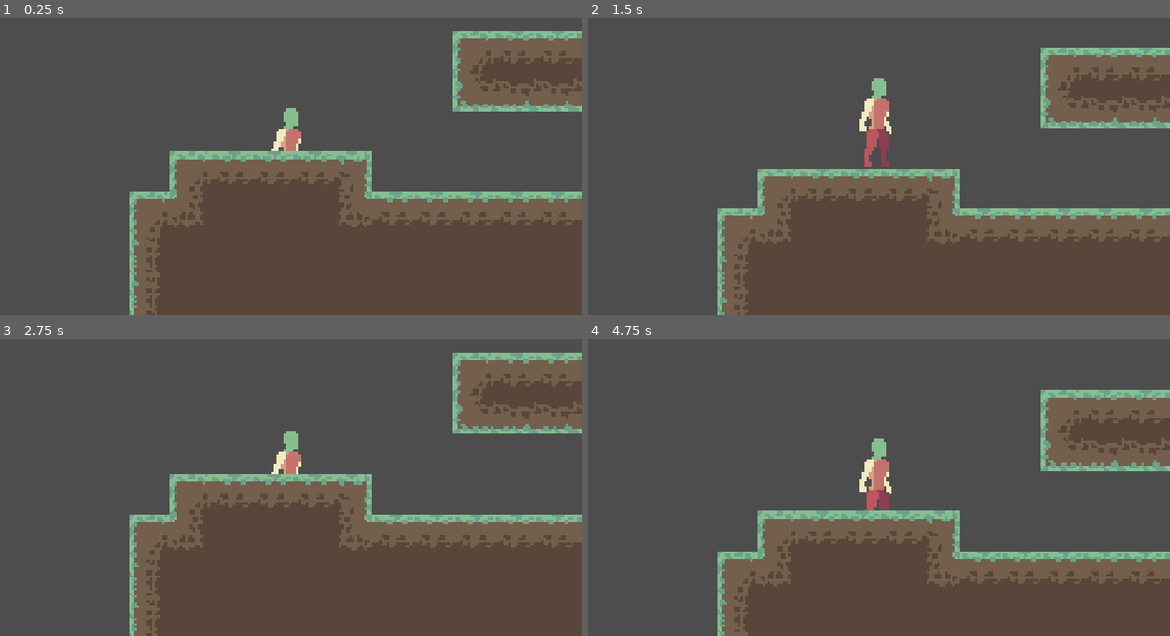
Above: before the commit, frames 1-4 (two rows, left to right).
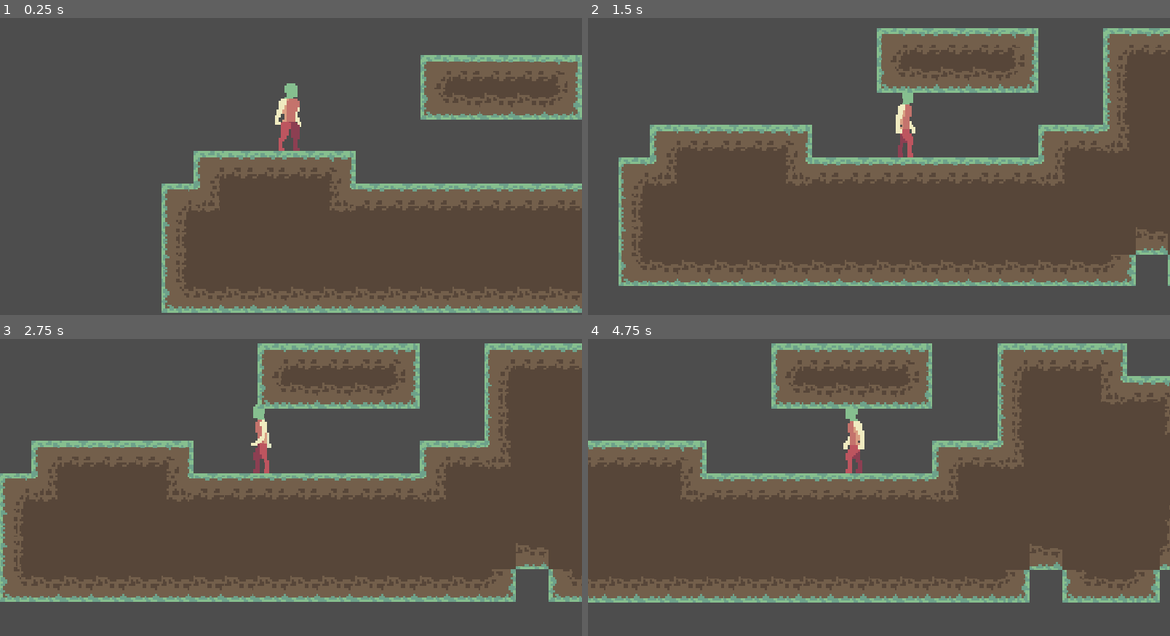
Above: after the commit, the same moments.

Repository: Yot-25/Earth-Shifter
Game: Godot game, scene res://Scenes/main.tscn
Two runs of this game, one before a commit and one after it. Both use one fixed random seed, a clock stepped at 60 frames per second and the inputs below.
Inputs:
- Up to frame 1 (0.25 s): no input
- Up to frame 2 (1.5 s): tap Enter (ui_accept) at 0.5 s; hold Space (jump) 0.53-1.28 s; hold D (right) from 0.53 s (still down); tap Space (jump) at 1.35 s
- Up to frame 3 (2.75 s): tap Space (jump) at 1.52, 1.82 s; release D (right) at 2.03 s; hold A (left) from 2.03 s (still down); hold Space (jump) from 2.03 s (still down)
- Up to frame 4 (4.75 s): release A (left) at 2.78 s; release Space (jump) at 2.78 s; hold D (right) 2.78-4.28 s; tap Space (jump) at 2.85, 3.02, 3.32, 4.35, 4.52 s; hold Space (jump) 3.53-4.28 s; hold A (left) from 4.28 s (still down)

The runs differ from the first frame. In frame 1, 21% of the frame differs, in the area x 22-100%, y 4-100%; in frame 2, 34%; in frame 3, 31%; in frame 4, 34%, in the area x 0-100%, y 1-100%.

Commit message:
state machine functional

Diff:
--- a/Scenes/Player/player.tscn
+++ b/Scenes/Player/player.tscn
@@ -1,13 +1,15 @@
 [gd_scene format=3 uid="uid://cx1jf4a1jjwyq"]
 
-[ext_resource type="Script" uid="uid://byllepnvvlavv" path="res://Scenes/player.gd" id="1_uvnfx"]
 [ext_resource type="Texture2D" uid="uid://kdps6emqdhf7" path="res://Assets/PNG/mainCharacter.png" id="2_a3d8c"]
 [ext_resource type="Script" uid="uid://c6bhadr0golbm" path="res://Scritps/Player/state_machine.gd" id="2_xpcdj"]
 [ext_resource type="Script" uid="uid://dnyfs52vva01p" path="res://Scritps/Player/idle_state.gd" id="3_mtuoh"]
+[ext_resource type="Script" uid="uid://ciqm2xkpiorw0" path="res://Scritps/Player/walk_state.gd" id="4_0u5uq"]
+[ext_resource type="Script" uid="uid://cnuedp17lgw1a" path="res://Scritps/Player/place_state.gd" id="5_jlvik"]
+[ext_resource type="Script" uid="uid://ckl3by6crjp3" path="res://Scritps/Player/jump_state.gd" id="6_gk6dx"]
+[ext_resource type="Script" uid="uid://dxfajeo4arwnu" path="res://Scritps/Player/launch_state.gd" id="7_jlvik"]
 
 [sub_resource type="CapsuleShape2D" id="CapsuleShape2D_5hse1"]
 radius = 2.0
-height = 4.0
 
 [sub_resource type="AtlasTexture" id="AtlasTexture_xpcdj"]
 atlas = ExtResource("2_a3d8c")
@@ -134,7 +136,7 @@
 "duration": 1.0,
 "texture": SubResource("AtlasTexture_74mp2")
 }],
-"loop": 1,
+"loop": 0,
 "name": &"launch",
 "speed": 4.0
 }, {
@@ -145,7 +147,7 @@
 "duration": 1.0,
 "texture": SubResource("AtlasTexture_06tpx")
 }],
-"loop": 1,
+"loop": 0,
 "name": &"place",
 "speed": 2.0
 }, {
@@ -187,15 +189,14 @@
 "speed": 8.0
 }]
 
-[node name="player" type="CharacterBody2D" unique_id=685150532]
-script = ExtResource("1_uvnfx")
+[node name="player" type="CharacterBody2D" unique_id=685150532 groups=["player"]]
 
 [node name="CollisionShape2D" type="CollisionShape2D" parent="." unique_id=1693123886]
-position = Vector2(0, -2)
+position = Vector2(0, -15)
 shape = SubResource("CapsuleShape2D_5hse1")
 
 [node name="Camera2D" type="Camera2D" parent="." unique_id=1843671749]
-zoom = Vector2(5, 5)
+zoom = Vector2(4, 4)
 position_smoothing_enabled = true
 position_smoothing_speed = 3.0
 
@@ -208,16 +209,21 @@
 
 [node name="walkState" type="Node" parent="stateMachine" unique_id=1610065569]
 process_mode = 4
+script = ExtResource("4_0u5uq")
 
 [node name="placeState" type="Node" parent="stateMachine" unique_id=627714587]
 process_mode = 4
+script = ExtResource("5_jlvik")
 
 [node name="jumpState" type="Node" parent="stateMachine" unique_id=1719445707]
 process_mode = 4
+script = ExtResource("6_gk6dx")
 
 [node name="launchState" type="Node" parent="stateMachine" unique_id=1502767952]
 process_mode = 4
-
-[node name="animator" type="AnimatedSprite2D" parent="." unique_id=467692807]
+script = ExtResource("7_jlvik")
+
+[node name="animator" type="AnimatedSprite2D" parent="." unique_id=467692807 groups=["animator"]]
+position = Vector2(0, -17)
 sprite_frames = SubResource("SpriteFrames_egdpp")
-animation = &"idle"
+animation = &"place"
--- a/Scritps/Player/baseState.gd
+++ b/Scritps/Player/baseState.gd
@@ -1,4 +1,22 @@
 @abstract class_name baseState extends Node
+@onready var player:CharacterBody2D = get_tree().get_first_node_in_group("player")
+@onready var animator: AnimatedSprite2D = get_tree().get_first_node_in_group("animator")
+var direction:float
+@abstract func OnEnter() -> void
 
-@abstract func OnEnter() -> void
-@abstract func OnExit() -> void
+func ExitState(stateIndex: int) -> void:
+	animator.stop()
+	get_parent().ChangeState(stateIndex)
+
+func ApplyDirection(speed:float) ->void:
+	direction = Input.get_axis("left", "right")
+	if direction:
+		player.velocity.x = direction * speed
+	else:
+		player.velocity.x = move_toward(player.velocity.x, 0, speed)
+
+func FaceDirection() ->void:
+	if 	direction > 0:
+		animator.flip_h = false
+	elif direction < 0:
+		animator.flip_h = true
--- a/Scritps/Player/idle_state.gd
+++ b/Scritps/Player/idle_state.gd
@@ -1,13 +1,13 @@
 extends baseState
 
-@onready var animator: AnimatedSprite2D = $"../../animator"
 
 func _input(event: InputEvent) -> void:
-	pass
+	if Input.is_action_pressed("left") or Input.is_action_pressed("right"):
+		ExitState(1)
+	elif event.is_action_pressed("jump"):
+		player.velocity.y = -250.0
+		ExitState(2)
 
 func OnEnter() -> void:
 	print("Idle Entered")
 	animator.play("idle")
-
-func OnExit() -> void:
-	pass
--- /dev/null
+++ b/Scritps/Player/jump_state.gd
@@ -0,0 +1,27 @@
+extends baseState
+
+var airSpeed = 80
+const JUMP_VELOCITY = -250
+var hasJumped:bool = false
+func OnEnter() -> void:
+	JumpChange()
+
+func _physics_process(delta: float) -> void:
+	if player.velocity.y < 0:
+		animator.play("jumpup")
+	elif player.velocity.y > 0:
+		animator.play("jumpdown")
+
+	if not player.is_on_floor():
+		player.velocity += player.get_gravity() * delta
+	if player.is_on_floor() and hasJumped == true and direction:
+		hasJumped = false
+		ExitState(1)
+	FaceDirection()
+	ApplyDirection(airSpeed)
+
+	player.move_and_slide()
+
+func JumpChange()-> void:
+	await get_tree().create_timer(.1).timeout
+	hasJumped = not hasJumped
--- /dev/null
+++ b/Scritps/Player/launch_state.gd
@@ -0,0 +1,4 @@
+extends  baseState
+
+func OnEnter() -> void:
+	pass
--- /dev/null
+++ b/Scritps/Player/place_state.gd
@@ -0,0 +1,4 @@
+extends baseState
+
+func OnEnter() -> void:
+	pass
--- a/Scritps/Player/state_machine.gd
+++ b/Scritps/Player/state_machine.gd
@@ -7,12 +7,12 @@
 @onready var place_state: Node = $placeState
 @onready var jump_state: Node = $jumpState
 @onready var launch_state: Node = $launchState
-var stateDictionary: Dictionary[STATES, Node]
+var stateDictionary: Dictionary[int, Node]
 var disableNode: int = 4
 var enableNode: int = 0
 
 enum STATES {IDLE, WALK, JUMP, LAUNCH, PLACE}
-var currentState: STATES = STATES.IDLE
+var currentState: int = STATES.IDLE
 
 func _ready() -> void:
 	stateDictionary = {
@@ -25,11 +25,14 @@
 	ChangeState(STATES.IDLE)
 
 
-func ChangeState(newState:STATES) -> void:
+func ChangeState(index:int) -> void:
 	Disable()
-	currentState = newState
-	stateDictionary.get(newState).OnEnter()
+	SetCurrentState(index)
+	stateDictionary.get(currentState).OnEnter()
 	Enable()
+
+func SetCurrentState(stateIndex:int)-> void:
+	currentState = stateIndex
 
 func Disable() ->void:
 	stateDictionary.get(currentState).process_mode = disableNode
--- /dev/null
+++ b/Scritps/Player/walk_state.gd
@@ -0,0 +1,24 @@
+extends baseState
+
+func OnEnter() -> void:
+	animator.play("walk")
+	print("is walking")
+
+
+const SPEED = 100.0
+
+func _input(event: InputEvent) -> void:
+	if event.is_action_pressed("jump"):
+		player.velocity.y = -250.0
+		ExitState(2)
+
+func _physics_process(delta: float) -> void:
+
+	FaceDirection()
+	ApplyDirection(SPEED)
+	if not player.is_on_floor():
+		ExitState(2)
+	if player.velocity.x == 0:
+		ExitState(0)
+
+	player.move_and_slide()
--- a/project.godot
+++ b/project.godot
@@ -23,6 +23,8 @@
 [global_group]
 
 Block=""
+player=""
+animator=""
 
 [input]
 
Not shown, added: Scritps/Player/jump_state.gd.uid
Not shown, added: Scritps/Player/launch_state.gd.uid
Not shown, added: Scritps/Player/place_state.gd.uid
Not shown, added: Scritps/Player/walk_state.gd.uid
Not shown, added: Scenes/Player/player.tscn14252203841.tmp
Not shown, added: Scenes/Player/player.tscn15463593683.tmp
